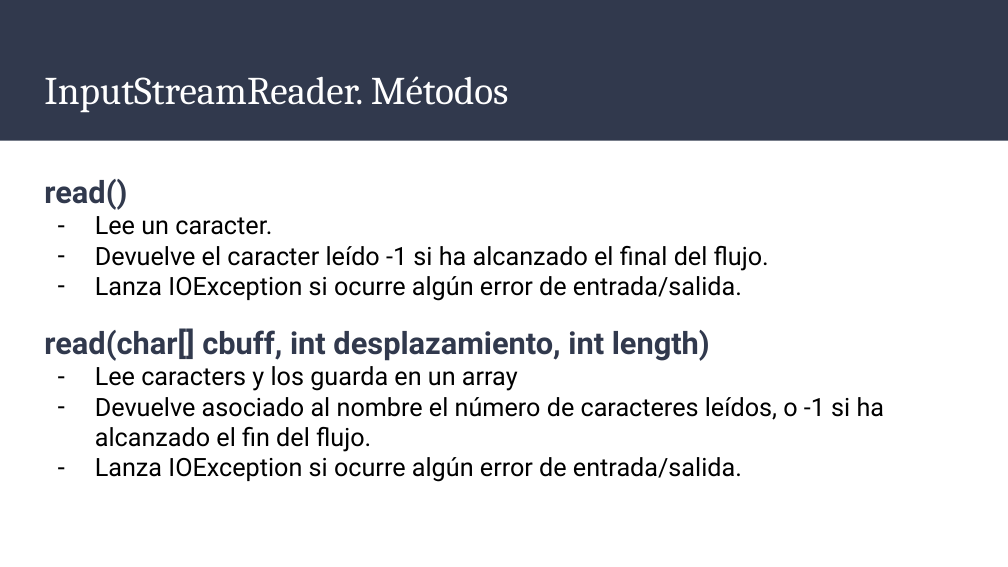
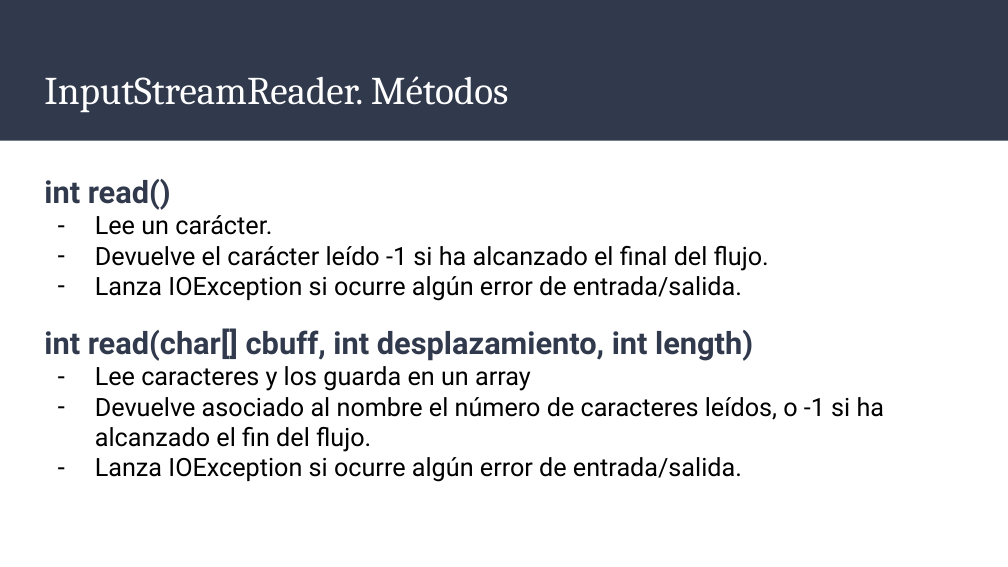
Before and after one commit to Ivanmr96/U10---Ficheros, a slide deck: slide 4 of Presentaciones/Clases InputStreamReader y OutputStreamWriter.pptx (slide 5 before the commit). Drawn at 1008x567 pixels with LibreOffice and Linux fonts; fonts in the diff are those of the drawing. Boxes give left, top, right and bottom in pixels: in the first picture for what was removed or moved away, otherwise in the second. Text is boxed around its words. In the diff, an @@ line names an element or a change of style, - is before the commit and + after.

```diff
--- a/Presentaciones/Clases InputStreamReader y OutputStreamWriter.pptx
+++ b/Presentaciones/Clases InputStreamReader y OutputStreamWriter.pptx
@@ text at box(44, 179, 769, 271): text changed @@
-read()
-– Lee un caracter.
-– Devuelve el caracter leído -1 si ha alcanzado el final del flujo.
+int read()
+– Lee un carácter.
+– Devuelve el carácter leído -1 si ha alcanzado el final del flujo.
@@ text at box(44, 328, 753, 391): text changed @@
-read(char[] cbuff, int desplazamiento, int length)
-– Lee caracters y los guarda en un array
+int read(char[] cbuff, int desplazamiento, int length)
+– Lee caracteres y los guarda en un array
```
Also in this commit, not shown: 6 other slides changed, 2 slides added, 4 slides removed, 18 other files.
